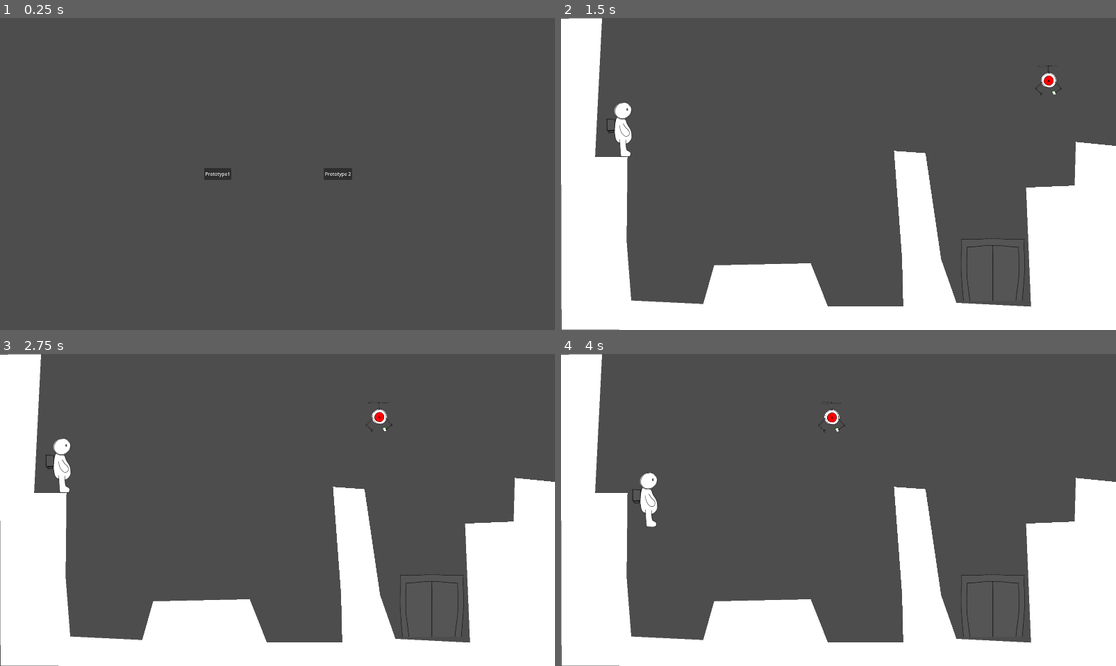
Above: before the commit, frames 1-4 (two rows, left to right).
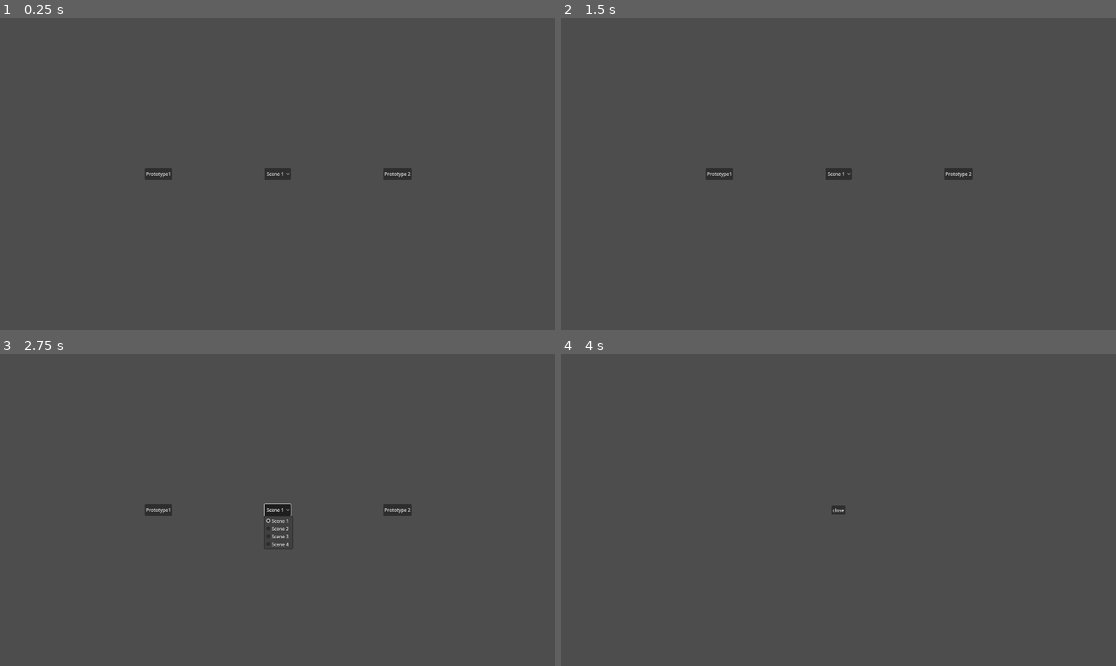
Above: after the commit, the same moments.

Repository: QuantumForgeGames/project-3
Game: Godot game, scene res://scenes/levels/main_menu/main_menu.tscn
The game is run twice, just before and just after one commit, with the same random seed, the same clock (stepped at 60 frames per second) and the same inputs. Before the commit the project starts from res://scenes/levels/selector/selector.tscn. The engine's default icon, where the game draws it, is replaced by a stand-in: a white triangle on a blue panel in a dark square.
Inputs (mouse positions are in pixels of both pictures, inside the frame that each line leads up to):
- Up to frame 1 (0.25 s): no input
- Up to frame 2 (1.5 s): click "Prototype1" at 0.5 s; click (838, 174) at 1.25 s, where only the run after the commit has a clickable "Go to Main Menu"
- Up to frame 3 (2.75 s): click (277, 510) at 2 s, where only the run after the commit has a clickable "Scene 1"
- Up to frame 4 (4 s): click (960, 510) at 2.75 s, where only the run after the commit has a clickable "Prototype 2"; hold D (move_right) from 3.53 s (still down)

The runs differ from the first frame. In frame 1, 0.9% of the frame differs, in the area x 26-75%, y 48-52%; in frame 2, 31%; in frame 3, 31%, in the area x 0-100%, y 0-100%; in frame 4, 31%.

Commit message:
Blast doors, enemy spawner, and scene manager

Diff:
--- a/project.godot
+++ b/project.godot
@@ -11,9 +11,17 @@
 [application]
 
 config/name="Project 3"
-run/main_scene="res://scenes/levels/selector/selector.tscn"
+run/main_scene="res://scenes/levels/main_menu/main_menu.tscn"
 config/features=PackedStringArray("4.2", "GL Compatibility")
 config/icon="res://icon.svg"
+
+[autoload]
+
+SceneManager="*res://scenes/auto/scene_manager/scene_manager.tscn"
+
+[debug]
+
+gdscript/warnings/integer_division=0
 
 [display]
 
--- /dev/null
+++ b/scenes/auto/scene_manager/scene_manager.gd
@@ -0,0 +1,49 @@
+extends Node
+
+
+@export var main_menu_scene :PackedScene
+@export var settings_menu_scene :PackedScene
+@export var level_scenes :Array[PackedScene]
+
+var current_level_instance: Node = null
+var settings_menu_instance: Node = null
+
+
+func load_main_menu():
+    get_tree().change_scene_to_packed(main_menu_scene)
+
+
+func load_level(level_index: int):
+    if 0 <= level_index and level_index < level_scenes.size():
+        get_tree().change_scene_to_packed(level_scenes[level_index])
+    else:
+        print("Invalid level index")
+
+
+func load_settings_menu():
+    if settings_menu_instance == null:
+        settings_menu_instance = settings_menu_scene.instantiate()
+        get_tree().root.add_child(settings_menu_instance)
+    else:
+        get_tree().root.remove_child(settings_menu_instance)
+        get_tree().root.add_child(settings_menu_instance)
+
+
+func show_settings_menu():
+    load_settings_menu()
+    get_tree().paused = true
+
+
+func hide_settings_menu():
+    if settings_menu_instance != null:
+        settings_menu_instance.hide()
+    get_tree().paused = false
+    var current_scene = get_tree().current_scene
+    #
+
+func change_scene(scene_ :PackedScene) -> void:
+    if current_level_instance != null:
+        current_level_instance.queue_free()
+        current_level_instance = null
+    var new_scene_instance = scene_.instance()
+    get_tree().root.add_child(new_scene_instance)
--- /dev/null
+++ b/scenes/auto/scene_manager/scene_manager.tscn
@@ -0,0 +1,15 @@
+[gd_scene load_steps=8 format=3 uid="uid://csapnv2bsg2wn"]
+
+[ext_resource type="Script" path="res://scenes/auto/scene_manager/scene_manager.gd" id="1_xfldy"]
+[ext_resource type="PackedScene" uid="uid://c4k5vp15vukdy" path="res://scenes/levels/main_menu/main_menu.tscn" id="2_xg846"]
+[ext_resource type="PackedScene" uid="uid://f1qcv2jj0du6" path="res://scenes/levels/settings_menu/settings_menu.tscn" id="3_oktu1"]
+[ext_resource type="PackedScene" uid="uid://c88i10i6pfkxs" path="res://scenes/levels/test_base_level/base_level.tscn" id="4_1aj28"]
+[ext_resource type="PackedScene" uid="uid://ol3cjkie1dvl" path="res://scenes/levels/test_level_1/test_level.tscn" id="5_2sw70"]
+[ext_resource type="PackedScene" uid="uid://bagrv80vxbeak" path="res://scenes/levels/test_level_2/test_level_2.tscn" id="6_ox3rs"]
+[ext_resource type="PackedScene" uid="uid://brwlfj8mxhq8g" path="res://scenes/levels/test_level_3/test_level.tscn" id="7_bv38r"]
+
+[node name="SceneManager" type="Node"]
+script = ExtResource("1_xfldy")
+main_menu_scene = ExtResource("2_xg846")
+settings_menu_scene = ExtResource("3_oktu1")
+level_scenes = Array[PackedScene]([ExtResource("4_1aj28"), ExtResource("5_2sw70"), ExtResource("6_ox3rs"), ExtResource("7_bv38r")])
--- /dev/null
+++ b/scenes/levels/main_menu/main_menu.gd
@@ -0,0 +1,17 @@
+extends Control
+
+
+@onready var _OptionButton_ :OptionButton = $HBoxContainer/OptionButton
+
+
+func _ready() -> void:
+    _OptionButton_._select_int(0)
+
+
+func _on_open_button_pressed () -> void:
+    var sceneNum = _OptionButton_.get_item_index(_OptionButton_.get_selected_id())
+    SceneManager.load_level(sceneNum)
+
+
+func _on_settings_button_pressed () -> void:
+    SceneManager.load_settings_menu()
--- /dev/null
+++ b/scenes/levels/main_menu/main_menu.tscn
@@ -0,0 +1,51 @@
+[gd_scene load_steps=2 format=3 uid="uid://c4k5vp15vukdy"]
+
+[ext_resource type="Script" path="res://scenes/levels/main_menu/main_menu.gd" id="1_anatk"]
+
+[node name="MainMenu" type="Control"]
+layout_mode = 3
+anchors_preset = 15
+anchor_right = 1.0
+anchor_bottom = 1.0
+grow_horizontal = 2
+grow_vertical = 2
+script = ExtResource("1_anatk")
+
+[node name="HBoxContainer" type="HBoxContainer" parent="."]
+layout_mode = 1
+anchors_preset = 8
+anchor_left = 0.5
+anchor_top = 0.5
+anchor_right = 0.5
+anchor_bottom = 0.5
+offset_left = -254.0
+offset_top = -20.0
+offset_right = 258.0
+offset_bottom = 20.0
+grow_horizontal = 2
+grow_vertical = 2
+theme_override_constants/separation = 320
+
+[node name="OpenButton" type="Button" parent="HBoxContainer"]
+layout_mode = 2
+text = "Prototype1"
+
+[node name="OptionButton" type="OptionButton" parent="HBoxContainer"]
+layout_mode = 2
+item_count = 4
+selected = 0
+popup/item_0/text = "Scene 1"
+popup/item_0/id = 0
+popup/item_1/text = "Scene 2"
+popup/item_1/id = 1
+popup/item_2/text = "Scene 3"
+popup/item_2/id = 2
+popup/item_3/text = "Scene 4"
+popup/item_3/id = 3
+
+[node name="SettingsButton" type="Button" parent="HBoxContainer"]
+layout_mode = 2
+text = "Prototype 2"
+
+[connection signal="pressed" from="HBoxContainer/OpenButton" to="." method="_on_open_button_pressed"]
+[connection signal="pressed" from="HBoxContainer/SettingsButton" to="." method="_on_settings_button_pressed"]
--- /dev/null
+++ b/scenes/levels/settings_menu/settings_menu.gd
@@ -0,0 +1,5 @@
+extends Control
+
+
+func _on_close_button_pressed () -> void:
+    SceneManager.hide_settings_menu()
--- /dev/null
+++ b/scenes/levels/settings_menu/settings_menu.tscn
@@ -0,0 +1,48 @@
+[gd_scene load_steps=2 format=3 uid="uid://f1qcv2jj0du6"]
+
+[ext_resource type="Script" path="res://scenes/levels/settings_menu/settings_menu.gd" id="1_nviik"]
+
+[node name="SettingsMenu" type="Control"]
+process_mode = 3
+layout_mode = 3
+anchors_preset = 15
+anchor_right = 1.0
+anchor_bottom = 1.0
+grow_horizontal = 2
+grow_vertical = 2
+script = ExtResource("1_nviik")
+
+[node name="View" type="Control" parent="."]
+layout_mode = 1
+anchors_preset = 15
+anchor_right = 1.0
+anchor_bottom = 1.0
+grow_horizontal = 2
+grow_vertical = 2
+
+[node name="ColorRect" type="ColorRect" parent="View"]
+layout_mode = 1
+anchors_preset = 15
+anchor_right = 1.0
+anchor_bottom = 1.0
+grow_horizontal = 2
+grow_vertical = 2
+color = Color(0.301961, 0.301961, 0.301961, 1)
+
+[node name="CloseButton" type="Button" parent="View"]
+layout_mode = 1
+anchors_preset = 8
+anchor_left = 0.5
+anchor_top = 0.5
+anchor_right = 0.5
+anchor_bottom = 0.5
+offset_left = -24.0
+offset_top = -15.5
+offset_right = 24.0
+offset_bottom = 15.5
+grow_horizontal = 2
+grow_vertical = 2
+text = "close
+"
+
+[connection signal="pressed" from="View/CloseButton" to="." method="_on_close_button_pressed"]
--- /dev/null
+++ b/scenes/levels/test_base_level/base_level.gd
@@ -0,0 +1,14 @@
+extends Node2D
+
+
+func _input(event_ :InputEvent) -> void:
+    if event_.is_action_pressed("ui_cancel"):
+        SceneManager.show_settings_menu()
+
+
+func _on_main_button_pressed () -> void:
+    SceneManager.load_main_menu()
+
+
+func _on_settings_button_pressed():
+    SceneManager.show_settings_menu()
--- /dev/null
+++ b/scenes/levels/test_base_level/base_level.tscn
@@ -0,0 +1,71 @@
+[gd_scene load_steps=4 format=3 uid="uid://c88i10i6pfkxs"]
+
+[ext_resource type="Script" path="res://scenes/levels/test_base_level/base_level.gd" id="1_ljp63"]
+[ext_resource type="Script" path="res://scripts/systems/basic_spawner.gd" id="2_06y4u"]
+[ext_resource type="PackedScene" uid="uid://yl6w74en5kkn" path="res://scenes/objects/blast_doors/blast_doors.tscn" id="3_xciec"]
+
+[node name="BaseLevel" type="Node2D"]
+process_mode = 1
+script = ExtResource("1_ljp63")
+
+[node name="CanvasLayer" type="CanvasLayer" parent="."]
+layer = -1
+follow_viewport_enabled = true
+
+[node name="Control" type="Control" parent="CanvasLayer"]
+layout_mode = 3
+anchors_preset = 15
+anchor_right = 1.0
+anchor_bottom = 1.0
+grow_horizontal = 2
+grow_vertical = 2
+
+[node name="ColorRect" type="ColorRect" parent="CanvasLayer/Control"]
+layout_mode = 1
+anchors_preset = 15
+anchor_right = 1.0
+anchor_bottom = 1.0
+grow_horizontal = 2
+grow_vertical = 2
+color = Color(0.0747259, 0.205922, 0.304688, 1)
+
+[node name="MainButton" type="Button" parent="CanvasLayer/Control"]
+layout_mode = 1
+anchors_preset = 8
+anchor_left = 0.5
+anchor_top = 0.5
+anchor_right = 0.5
+anchor_bottom = 0.5
+offset_left = -70.5
+offset_top = -15.5
+offset_right = 70.5
+offset_bottom = 15.5
+grow_horizontal = 2
+grow_vertical = 2
+text = "Go to Main Menu
+"
+
+[node name="SettingsButton" type="Button" parent="CanvasLayer/Control"]
+layout_mode = 1
+anchors_preset = -1
+anchor_left = 0.56
+anchor_top = 0.436
+anchor_right = 0.56
+anchor_bottom = 0.436
+offset_left = -17.2
+offset_top = 2.11996
+offset_right = -9.19995
+offset_bottom = 10.12
+grow_horizontal = 2
+grow_vertical = 2
+text = "Show Settings Menu"
+
+[node name="view" type="Node2D" parent="."]
+
+[node name="BlastDoorSpawner" type="Node2D" parent="view"]
+position = Vector2(2004, 540)
+script = ExtResource("2_06y4u")
+_object = ExtResource("3_xciec")
+
+[connection signal="pressed" from="CanvasLayer/Control/MainButton" to="." method="_on_main_button_pressed"]
+[connection signal="pressed" from="CanvasLayer/Control/SettingsButton" to="." method="_on_settings_button_pressed"]
--- a/scenes/levels/test_level_2/test_level_2.tscn
+++ b/scenes/levels/test_level_2/test_level_2.tscn
@@ -1,10 +1,8 @@
-[gd_scene load_steps=9 format=3 uid="uid://bagrv80vxbeak"]
-
-[ext_resource type="Texture2D" uid="uid://dvc3cg54yrlis" path="res://scenes/objects/floor.png" id="1_fqm3u"]
-[ext_resource type="Script" path="res://scenes/levels/test_level_2.gd" id="1_kllhq"]
-[ext_resource type="Script" path="res://scenes/levels/TestLevel2Player.gd" id="2_m8506"]
-[ext_resource type="Texture2D" uid="uid://tgjjcr6ly2a3" path="res://scenes/entities/player/Character.png" id="4_b73ip"]
-[ext_resource type="Texture2D" uid="uid://cv550o2bpkptg" path="res://scenes/objects/Pizza.png" id="5_g8qnh"]
+[gd_scene load_steps=7 format=3 uid="uid://bagrv80vxbeak"]
+
+[ext_resource type="Texture2D" uid="uid://wo5jymx1bhi0" path="res://scenes/objects/floor.png" id="1_fqm3u"]
+[ext_resource type="Texture2D" uid="uid://c6un28yetg271" path="res://scenes/entities/player/Character.png" id="4_b73ip"]
+[ext_resource type="Texture2D" uid="uid://iui5gjl2k4jg" path="res://scenes/objects/Pizza.png" id="5_g8qnh"]
 
 [sub_resource type="RectangleShape2D" id="RectangleShape2D_hjrsh"]
 size = Vector2(3841, 65.5)
@@ -17,7 +15,6 @@
 radius = 47.676
 
 [node name="TestLevel2" type="Node2D"]
-script = ExtResource("1_kllhq")
 
 [node name="Ground" type="StaticBody2D" parent="."]
 position = Vector2(0, 985.83)
@@ -254,7 +251,6 @@
 position = Vector2(954, 541)
 
 [node name="Player" type="CharacterBody2D" parent="."]
-script = ExtResource("2_m8506")
 
 [node name="CollisionShape2D" type="CollisionShape2D" parent="Player"]
 shape = SubResource("CapsuleShape2D_6ky2v")
--- a/scenes/levels/test_level_3/enemy_spawner.gd
+++ b/scenes/levels/test_level_3/enemy_spawner.gd
@@ -17,7 +17,6 @@
     tween.set_loops().tween_interval(3.0).finished.connect(random_dir)
 
     var random_loop = func(f):
-        # random_dir.call()
         get_tree().create_timer(randf_range(1, 5)).timeout.connect(f.bind(f))
         _spawn()
     random_loop.call(random_loop)
--- /dev/null
+++ b/scenes/objects/blast_doors/blast_doors.gd
@@ -0,0 +1,32 @@
+extends Node2D
+
+
+enum DoorState { TOP, BOTTOM, BOTH }
+
+const DOWN_50 :int = int(1080 /2)
+const DOWN_25 :int = int(1080 /4)
+const UP_25 :int = 1080 -DOWN_25
+const UP_50 :int = 1080 -DOWN_50
+
+@export var _door_close_state = DoorState.BOTH
+
+
+func _ready () -> void:
+
+    var down_val :int
+    var up_val : int
+
+    match _door_close_state:
+        DoorState.TOP:
+            down_val = randi_range(DOWN_25, DOWN_50)
+            up_val = 1080
+        DoorState.BOTTOM:
+            down_val = 0
+            up_val = randi_range(UP_25, UP_50)
+        DoorState.BOTH:
+            down_val = randi_range(0, DOWN_25)
+            up_val = randi_range(1080, UP_25)
+
+    var tween = get_tree().create_tween()
+    tween.tween_property(get_node('view/Door_Top'), "global_position:y", down_val, randf_range(1, 3)).from(0)
+    tween.parallel().tween_property(get_node('view/Door_Bottom'), "global_position:y", up_val, randf_range(1, 3)).from(1080)
--- /dev/null
+++ b/scenes/objects/blast_doors/blast_doors.tscn
@@ -0,0 +1,48 @@
+[gd_scene load_steps=7 format=3 uid="uid://yl6w74en5kkn"]
+
+[ext_resource type="Script" path="res://scenes/objects/blast_doors/blast_doors.gd" id="1_okget"]
+[ext_resource type="Script" path="res://scenes/objects/blast_doors/movement.gd" id="2_klw27"]
+
+[sub_resource type="RectangleShape2D" id="RectangleShape2D_jxf3h"]
+size = Vector2(60, 540)
+
+[sub_resource type="PlaceholderTexture2D" id="PlaceholderTexture2D_so34e"]
+size = Vector2(60, 540)
+
+[sub_resource type="RectangleShape2D" id="RectangleShape2D_voge4"]
+size = Vector2(60, 540)
+
+[sub_resource type="PlaceholderTexture2D" id="PlaceholderTexture2D_s307k"]
+size = Vector2(60, 540)
+
+[node name="BlastDoors" type="Node2D"]
+script = ExtResource("1_okget")
+
+[node name="process" type="Node" parent="."]
+
+[node name="Movement" type="Node" parent="process"]
+script = ExtResource("2_klw27")
+
+[node name="view" type="Node2D" parent="."]
+
+[node name="Door_Top" type="StaticBody2D" parent="view"]
+metadata/_edit_group_ = true
+
+[node name="CollisionShape2D" type="CollisionShape2D" parent="view/Door_Top"]
+position = Vector2(0, -270)
+shape = SubResource("RectangleShape2D_jxf3h")
+
+[node name="Sprite" type="Sprite2D" parent="view/Door_Top"]
+texture = SubResource("PlaceholderTexture2D_so34e")
+offset = Vector2(0, -270)
+
+[node name="Door_Bottom" type="StaticBody2D" parent="view"]
+metadata/_edit_group_ = true
+
+[node name="CollisionShape2D" type="CollisionShape2D" parent="view/Door_Bottom"]
+position = Vector2(0, 270)
+shape = SubResource("RectangleShape2D_voge4")
+
+[node name="Sprite" type="Sprite2D" parent="view/Door_Bottom"]
+texture = SubResource("PlaceholderTexture2D_s307k")
+offset = Vector2(0, 270)
--- /dev/null
+++ b/scenes/objects/blast_doors/movement.gd
@@ -0,0 +1,10 @@
+extends Node
+
+
+const SCROLL_SPEED :float = 100
+
+
+func _process (_delta_ :float) -> void:
+    if owner.global_position.x <= -100: owner.queue_free()
+    var velocity :float = SCROLL_SPEED * _delta_
+    owner.global_position.x -= velocity
--- /dev/null
+++ b/scripts/systems/basic_spawner.gd
@@ -0,0 +1,21 @@
+extends Node2D
+
+
+@export var _object :PackedScene
+
+
+func _ready () -> void:
+    randomize()
+
+    var random_loop = func(f):
+        get_tree().create_timer(randf_range(1, 5)).timeout.connect(f.bind(f))
+        _spawn()
+    random_loop.call(random_loop)
+
+
+func _spawn () -> void:
+
+    # var obstacles = owner.get_node("view/Obstacles")
+    var obstacle = _object.instantiate()
+    add_child(obstacle)
+    obstacle.global_position = global_position
